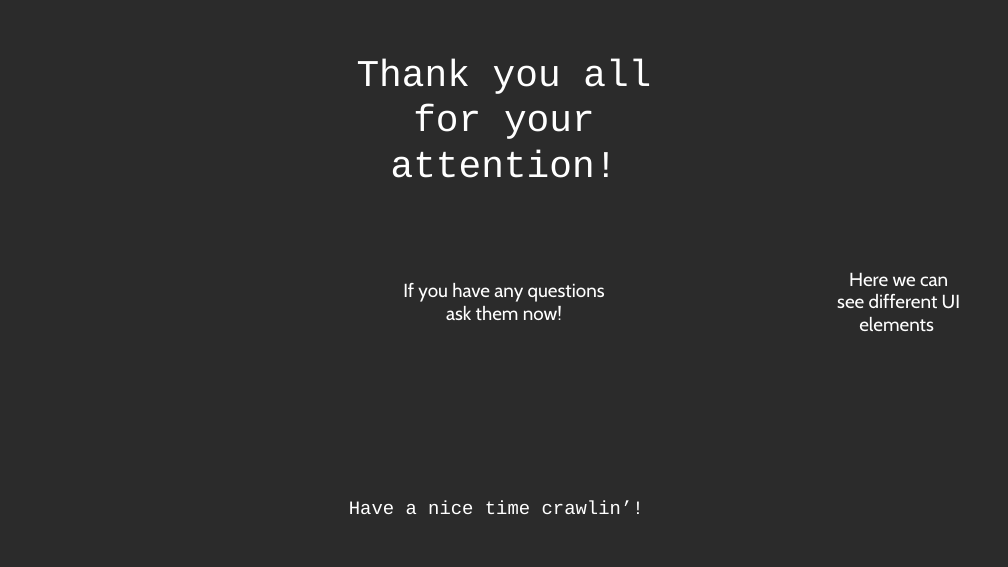
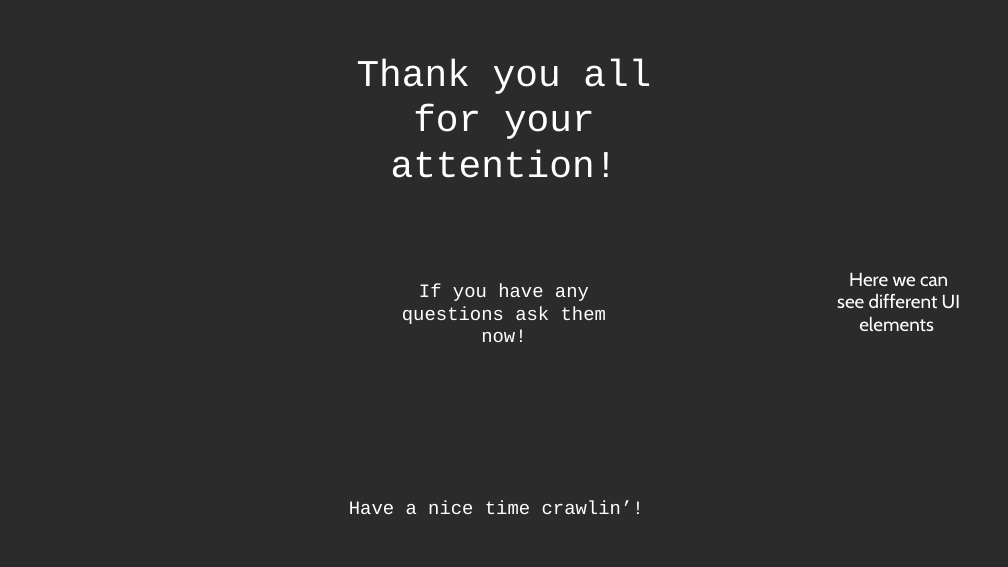
Before and after one commit to Smonk12/Smonk-PPT, a slide deck: slide 8 of Dungeon-crawl-C#.pptx. Drawn at 1008x567 pixels with LibreOffice and Linux fonts; fonts in the diff are those of the drawing; background and template pictures are left out; a plain dark background stands for a picture behind light text. Boxes give left, top, right and bottom in pixels: in the first picture for what was removed or moved away, otherwise in the second. Text is boxed around its words. In the diff, an @@ line names an element or a change of style, - is before the commit and + after.

```diff
--- a/Dungeon-crawl-C#.pptx
+++ b/Dungeon-crawl-C#.pptx
@@ text "If you have any questions ..." at (402,284,606,342): font Cabin to Courier New @@
```
Also in this commit, not shown: 6 other slides changed.
